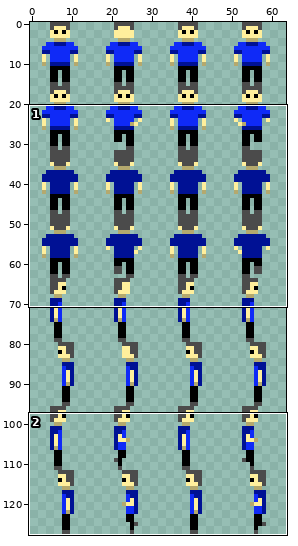
Edited in one commit: sprite sheet (DadSimulator/Content/Persons/dad.png). The first picture is a wide view before the edit; the outline marks the close-up.
Close-up. Earlier state:
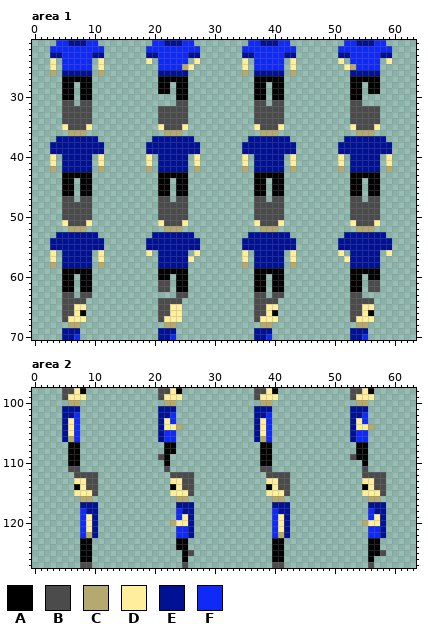
The file is 64x128 pixels. Shown: area 1: x 0..63, y 21..70; area 2: x 0..63, y 98..127.
Palette (. is transparent): A #000000  B #4b4b4b  C #b4a96e  D #ffef9c  E #001194  F #0f2af7
Pixels before, area 1 (only the part around the change), first column x 0:
21 ....FFEEEFF.........FFEEEFF.........FFEEEFF.........FFEEEFF.....
22 ...FFFFFFFFF.......FFFFFFFFF.......FFFFFFFFF.......FFFFFFFFF....
23 ...EEFFFFFEE.......EEFFFFFEE.......EEFFFFFEE.......EEFFFFFEE....
24 ...D.FFFFF.D.......D.FFFFF.D.......D.FFFFF.D.......D.FFFFF.D....
25 ...D.FFFFF.D.........FFFFCD........D.FFFFF.D........DCFFFF......
26 ...C.EEEEE.C.........EEEEE.........C.EEEEE.C.........EEEEE......
27 .....AAAAA...........AAAAA...........AAAAA...........AAAAA......
28 .....AA.AA...........AA.AA...........AA.AA...........AA.AA......
29 .....AA.AA...........AA.AA...........AA.AA...........AA.AA......
30 .....AA.AA..............AA...........AA.AA...........AA.........
31 .....BB.BB..............BB...........BB.BB...........BB.........
32 .....BBBBB...........BBBBB...........BBBBB...........BBBBB......
33 .....BBBBB...........BBBBB...........BBBBB...........BBBBB......
34 .....BBBBB...........BBBBB...........BBBBB...........BBBBB......
35 .....DBBBD...........DBBBD...........DBBBD...........DBBBD......
36 ......CCC.............CCC.............CCC.............CCC.......
37 ....EEEEEEE.........EEEEEEE.........EEEEEEE.........EEEEEEE.....
38 ...EEEEEEEEE.......EEEEEEEEE.......EEEEEEEEE.......EEEEEEEEE....
39 ...EEEEEEEEE.......EEEEEEEEE.......EEEEEEEEE.......EEEEEEEEE....
40 ...D.EEEEE.D.......D.EEEEE.D.......D.EEEEE.D.......D.EEEEE.D....
41 ...D.EEEEE.D.......D.EEEEE.D.......D.EEEEE.D.......D.EEEEE.D....
42 ...C.EEEEE.C.......C.EEEEE.C.......C.EEEEE.C.......C.EEEEE.C....
43 .....AAAAA...........AAAAA...........AAAAA...........AAAAA......
44 .....AA.AA...........AA.AA...........AA.AA...........AA.AA......
45 .....AA.AA...........AA.AA...........AA.AA...........AA.AA......
46 .....AA.AA...........AA.AA...........AA.AA...........AA.AA......
47 .....BB.BB...........BB.BB...........BB.BB...........BB.BB......
48 .....BBBBB...........BBBBB...........BBBBB...........BBBBB......
49 .....BBBBB...........BBBBB...........BBBBB...........BBBBB......
50 .....BBBBB...........BBBBB...........BBBBB...........BBBBB......
51 .....DBBBD...........DBBBD...........DBBBD...........DBBBD......
52 ......CCC.............CCC.............CCC.............CCC.......
53 ....EEEEEEE.........EEEEEEE.........EEEEEEE.........EEEEEEE.....
54 ...EEEEEEEEE.......EEEEEEEEE.......EEEEEEEEE.......EEEEEEEEE....
55 ...EEEEEEEEE.......EEEEEEEEE.......EEEEEEEEE.......EEEEEEEEE....
56 ...D.EEEEE.D.......D.EEEEE.D.......D.EEEEE.D.......D.EEEEE.D....
57 ...D.EEEEE.D.........EEEEED........D.EEEEE.D........DEEEEE......
58 ...C.EEEEE.C.........EEEEE.........C.EEEEE.C.........EEEEE......
59 .....AAAAA...........AAAAA...........AAAAA...........AAAAA......
60 .....AA.AA...........AA.AA...........AA.AA...........AA.AA......
61 .....AA.AA...........BB.AA...........AA.AA...........AA.BB......
62 .....AA.AA...........BB.AA...........AA.AA...........AA.BB......
63 .....BB.BB..............BB...........BB.BB...........BB.........
64 .....BBBB............BBBB............BBBB............BBBB.......
65 .....BBDD............BBDD............BBDD............BBDD.......
66 .....BBDA............BBDD............BBDA............BBDA.......
67 .....BDDD............BDDD............BDDD............BDDD.......
68 ......CC..............CC..............CC..............CC........
69 .....EEE.............EEE.............EEE.............EEE........
Pixels before, area 2, first column x 5:
 98 BBDA............BBDA............BBDA............BBDA..
 99 BDDD............BDDD............BDDD............BDDD..
100 .CC..............CC..............CC..............CC...
101 EEE.............EEE.............EEE.............EEE...
102 EEF.............EEF.............EEF.............EEF...
103 EDF.............EDF.............EDF.............EDF...
104 EDF.............EDDC............EDF.............EDDC..
105 EDF.............EFF.............EDF.............EFF...
106 ECF.............EFF.............ECF.............EFF...
107 .AA..............AA..............AA..............AA...
108 .AA..............AA..............AA..............AA...
109 .AA.............BA...............AA.............BAA...
110 .AA..............A...............AA...............A...
111 .BB..............B...............BB...............B...
112 ..BBBB............BBBB............BBBB............BBBB
113 ..DDBB............DDBB............DDBB............DDBB
114 ..ADBB............ADBB............ADBB............ADBB
115 ..DDDB............DDDB............DDDB............DDDB
116 ...CC..............CC..............CC..............CC.
117 ...EEE.............EEE.............EEE.............EEE
118 ...FEE.............FEE.............FEE.............FEE
119 ...FDE.............FDE.............FDE.............FDE
120 ...FDE............CDDE.............FDE............CDDE
121 ...FDE.............FFE.............FDE.............FFE
122 ...FCE.............FFE.............FCE.............FFE
123 ...AA..............AA..............AA..............AA.
124 ...AA..............AA..............AA..............AA.
125 ...AA...............AB.............AA..............AAB
126 ...AA...............A..............AA..............A..
127 ...BB...............B..............BB..............B..
After the commit:
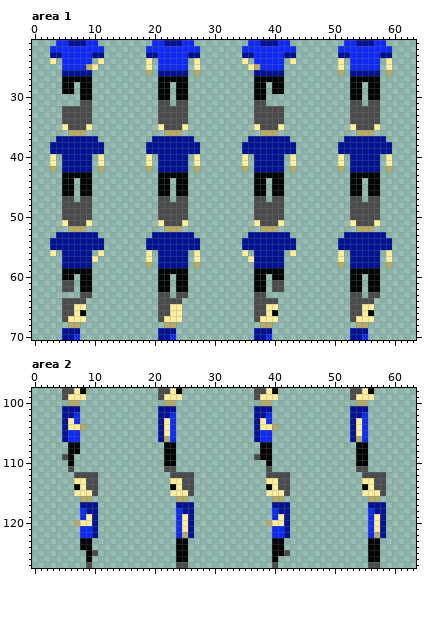
The edit:
Area 1:
Colour A is added in row 30 at x 21 to 22 and 56 to 57.
Colour A replaces colour B in rows 61 to 62 at x 21 to 22 and 56 to 57.
Colour B is added in row 31 at x 21 to 22 and 56 to 57; in row 63 at x 21 to 22 and 56 to 57.
Colour B replaces colour A in rows 61 to 62 at x 5 to 6 and 40 to 41.
Colour C is added in row 26 at x 19, 27, 51 and 59; in row 58 at x 19, 27, 51 and 59.
Colour C replaces colour F in row 25 at x 9 and 37.
Colour D is added in row 25 at x 10, 19, 27, 36, 51 and 59; in row 57 at x 10, 19, 27, 36, 51 and 59.
Colour F replaces colour C in row 25 at x 25 and 53.
The edit erases colour A in row 30 at x 5 to 6 and 40 to 41.
The edit erases colour B in row 31 at x 5 to 6 and 40 to 41; in row 63 at x 5 to 6 and 40 to 41.
The edit erases colour C in row 26 at x 3, 11, 35 and 43; in row 58 at x 3, 11, 35 and 43.
The edit erases colour D in row 25 at x 3, 11, 26, 35, 43 and 52; in row 57 at x 3, 11, 26, 35, 43 and 52.
Area 2:
Colour A is added in row 109 at x 23; in row 110 at x 23 and 54; in row 125 at x 24; in row 126 at x 24 and 57.
Colour B is added in row 109 at x 5 and 37; in row 111 at x 23 and 54; in row 125 at x 10 and 42; in row 127 at x 24 and 57.
Colour C is added in row 104 at x 8 and 40; in row 120 at x 7 and 39.
Colour C replaces colour F in row 106 at x 22 and 54; in row 122 at x 25 and 57.
Colour D replaces colour F in row 104 at x 7 and 39; in row 105 at x 22 and 54; in row 120 at x 8 and 40; in row 121 at x 25 and 57.
Colour F replaces colour C in row 106 at x 6 and 38; in row 122 at x 9 and 41.
Colour F replaces colour D in row 104 at x 23 and 55; in row 105 at x 6 and 38; in row 120 at x 24 and 56; in row 121 at x 9 and 41.
The edit erases colour A in row 109 at x 7; in row 110 at x 7 and 38; in row 125 at x 8; in row 126 at x 8 and 41.
The edit erases colour B in row 109 at x 21 and 53; in row 111 at x 7 and 38; in row 125 at x 26 and 58; in row 127 at x 8 and 41.
The edit erases colour C in row 104 at x 24 and 56; in row 120 at x 23 and 55.
